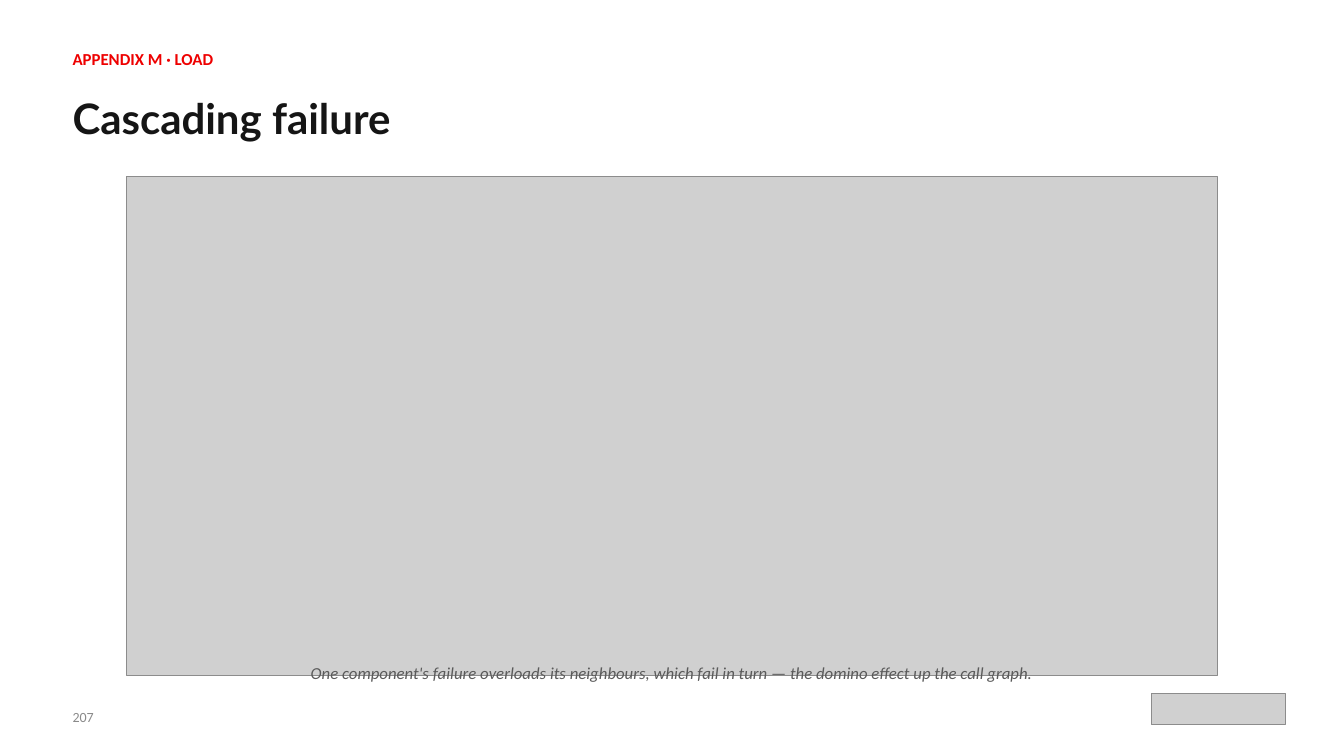
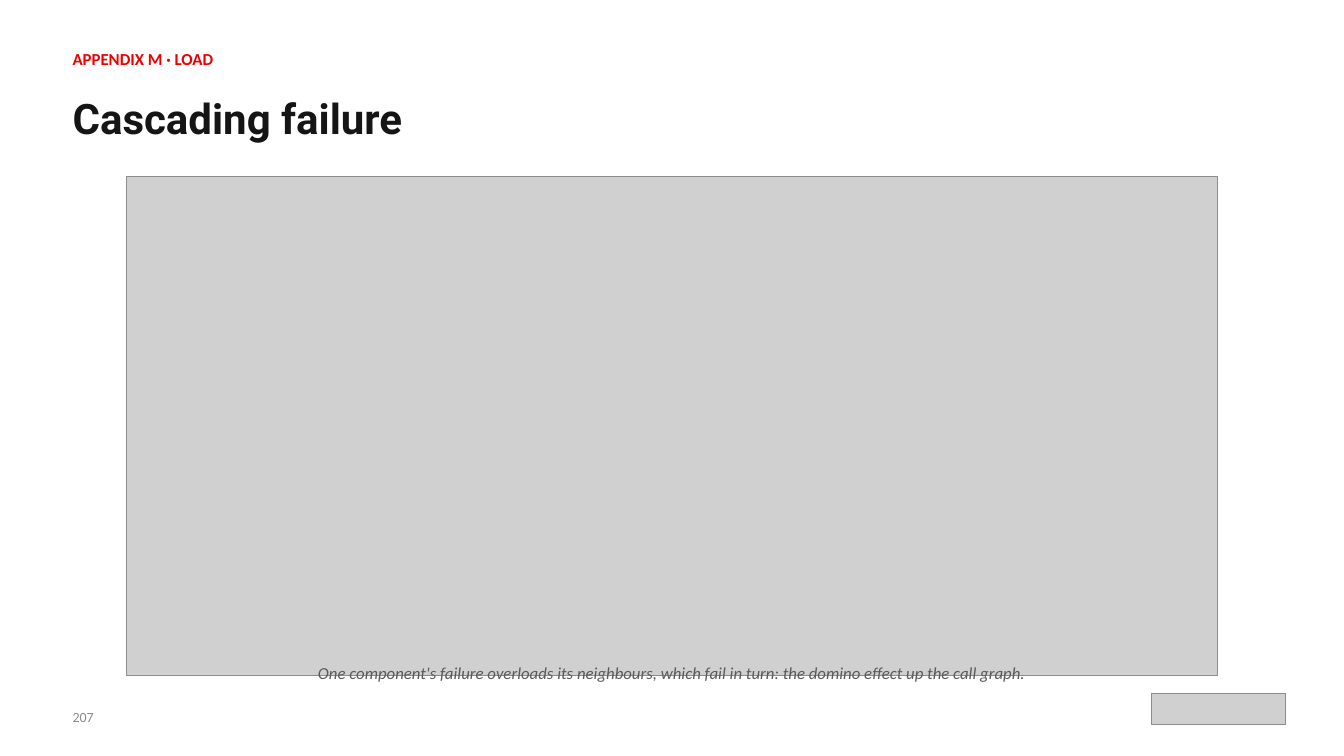
Before and after one commit to patterncatalyst/cloud-native-design-patterns, a slide deck: slide 234 of lgtm-presentation/Designing-Cloud-Native-APIs-Python.pptx. Drawn at 1344x756 pixels with LibreOffice and Linux fonts; fonts in the diff are those of the drawing; grey boxes stand for pictures. Boxes give left, top, right and bottom in pixels: in the first picture for what was removed or moved away, otherwise in the second. Text is boxed around its words. In the diff, an @@ line names an element or a change of style, - is before the commit and + after.

```diff
--- a/lgtm-presentation/Designing-Cloud-Native-APIs-Python.pptx
+++ b/lgtm-presentation/Designing-Cloud-Native-APIs-Python.pptx
@@ text "Cascading failure" at box(73, 102, 402, 143): font Lato to Roboto @@
@@ text at box(318, 667, 1024, 683): text changed @@
-One component's failure overloads its neighbours, which fail in turn — the domino effect up the call graph.
+One component's failure overloads its neighbours, which fail in turn: the domino effect up the call graph.
```
Also in this commit, not shown: 281 other slides changed, 3 other files.
